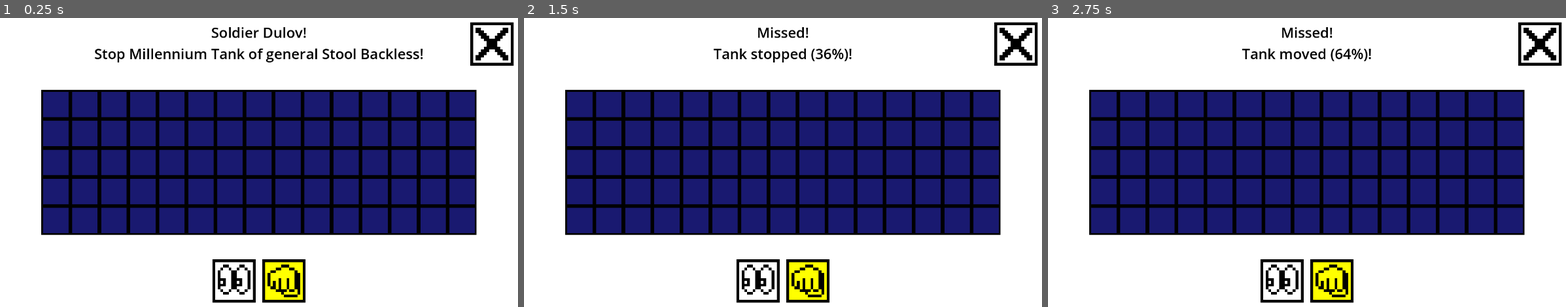
Above: before the commit, frames 1-3 (left to right).
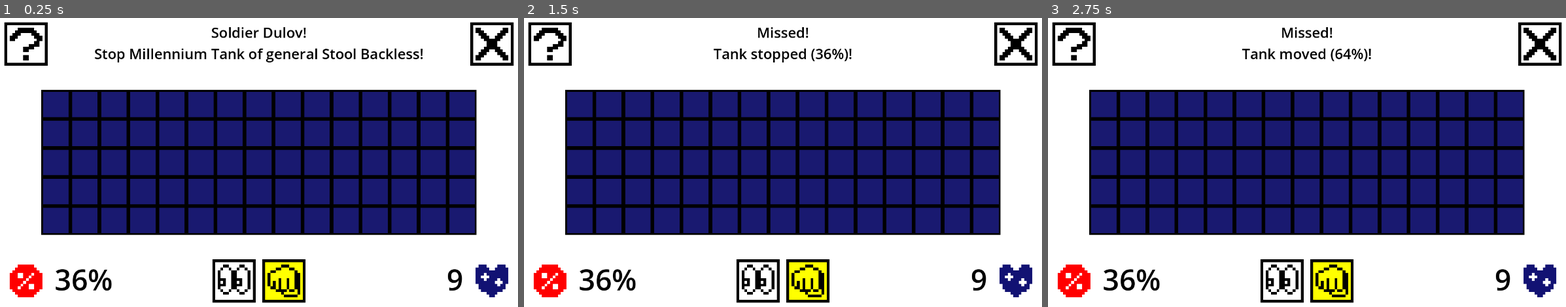
Above: after the commit, the same moments.

Repository: Zheltog/world-of-chunks
Game: Godot game, scene res://Scenes/main.tscn
Same seed, same stepped clock (60 frames per second), same inputs: the game is played once before the commit and once after it.
Inputs (mouse positions are in pixels of both pictures, inside the frame that each line leads up to):
- Up to frame 1 (0.25 s): no input
- Up to frame 2 (1.5 s): click (580, 104) at 0.52 s; click (580, 104) at 1.27 s
- Up to frame 3 (2.75 s): click (1104, 104) at 2.02 s

The runs differ from the first frame. In frame 1, 2.2% of the frame differs, in the area x 0-99%, y 1-97%; in frame 2, 2.2%; in frame 3, 2.2%.

Commit message:
stop/hp statuses + dev-s for info screen

Diff:
--- /dev/null
+++ b/Scenes/info.tscn
@@ -0,0 +1,90 @@
+[gd_scene load_steps=3 format=3 uid="uid://ljgf5hu4xpwm"]
+
+[ext_resource type="Script" path="res://Scripts/InfoController.gd" id="1_cas4x"]
+[ext_resource type="Texture2D" uid="uid://bt4gldwek16df" path="res://Sprites/back.png" id="1_ldwse"]
+
+[node name="Base" type="CanvasLayer"]
+script = ExtResource("1_cas4x")
+
+[node name="BaseRect" type="ColorRect" parent="."]
+anchors_preset = 15
+anchor_right = 1.0
+anchor_bottom = 1.0
+grow_horizontal = 2
+grow_vertical = 2
+
+[node name="BackButton" type="TextureButton" parent="."]
+texture_filter = 1
+offset_right = 72.0
+offset_bottom = 72.0
+texture_normal = ExtResource("1_ldwse")
+texture_pressed = ExtResource("1_ldwse")
+texture_hover = ExtResource("1_ldwse")
+texture_disabled = ExtResource("1_ldwse")
+texture_focused = ExtResource("1_ldwse")
+stretch_mode = 0
+
+[node name="TitleLabel" type="Label" parent="."]
+self_modulate = Color(0, 0, 0, 1)
+anchors_preset = 5
+anchor_left = 0.5
+anchor_right = 0.5
+offset_left = -194.0
+offset_top = 36.0
+offset_right = 194.0
+offset_bottom = 108.0
+grow_horizontal = 2
+theme_override_font_sizes/font_size = 50
+text = "world of chunks"
+horizontal_alignment = 1
+vertical_alignment = 1
+
+[node name="TipsLabel" type="Label" parent="."]
+self_modulate = Color(0, 0, 0, 1)
+anchors_preset = 8
+anchor_left = 0.5
+anchor_top = 0.5
+anchor_right = 0.5
+anchor_bottom = 0.5
+offset_left = -604.0
+offset_top = -180.0
+offset_right = 604.0
+offset_bottom = 180.0
+grow_horizontal = 2
+grow_vertical = 2
+theme_override_font_sizes/font_size = 36
+text = "The headquarters reports that the Millennium Tank appeared on the radar that night. The machine is moving quickly, and there is no doubt that general Stool Backless himself is among the crew, which means that inaction will definitely turn into a disaster. In the turmoil and bureaucratic confusion, soldier Dulov is entrusted with resolving the issue. The goal is to hit the Millennium Tank while it is within range. The situation is significantly complicated by the almost zero visibility of the scene. Fortunately, the Millennium Tank has a noticeable flaw - the machine often stalls..."
+vertical_alignment = 1
+autowrap_mode = 2
+
+[node name="VersionLabel" type="Label" parent="."]
+self_modulate = Color(0, 0, 0, 1)
+anchors_preset = 3
+anchor_left = 1.0
+anchor_top = 1.0
+anchor_right = 1.0
+anchor_bottom = 1.0
+offset_left = -236.0
+offset_top = -97.0
+offset_right = -36.0
+offset_bottom = -36.0
+grow_horizontal = 0
+grow_vertical = 0
+theme_override_font_sizes/font_size = 42
+text = "ver. 1.0"
+horizontal_alignment = 2
+
+[node name="AuthorLabel" type="Label" parent="."]
+self_modulate = Color(0, 0, 0, 1)
+anchors_preset = 2
+anchor_top = 1.0
+anchor_bottom = 1.0
+offset_left = 36.0
+offset_top = -97.0
+offset_right = 207.0
+offset_bottom = -36.0
+grow_vertical = 0
+theme_override_font_sizes/font_size = 42
+text = "by belog"
+
+[connection signal="pressed" from="BackButton" to="." method="_on_back_button_pressed"]
--- a/Scenes/main.tscn
+++ b/Scenes/main.tscn
@@ -6,6 +6,9 @@
 [ext_resource type="Texture2D" uid="uid://qiwtdbxgdtp1" path="res://Sprites/eyes.png" id="3_pmm6o"]
 [ext_resource type="Texture2D" uid="uid://bytct43d0spi1" path="res://Sprites/new.png" id="3_w62oi"]
 [ext_resource type="Texture2D" uid="uid://bwmu551bbtvy8" path="res://Sprites/fist.png" id="4_h4lyl"]
+[ext_resource type="Texture2D" uid="uid://ccl4igife3eex" path="res://Sprites/question.png" id="7_fh0ra"]
+[ext_resource type="Texture2D" uid="uid://ltgst43kwxj" path="res://Sprites/stop.png" id="7_w2sry"]
+[ext_resource type="Texture2D" uid="uid://cyutcibhsca1e" path="res://Sprites/hp.png" id="8_eptvv"]
 
 [node name="Base" type="CanvasLayer"]
 script = ExtResource("1_t2hj8")
@@ -22,7 +25,7 @@
 [node name="Field" type="Node2D" parent="."]
 script = ExtResource("1_g2pcm")
 
-[node name="Label" type="Label" parent="."]
+[node name="MainLabel" type="Label" parent="."]
 self_modulate = Color(0, 0, 0, 1)
 anchors_preset = 5
 anchor_left = 0.5
@@ -80,7 +83,46 @@
 texture_focused = ExtResource("3_1juwg")
 stretch_mode = 0
 
+[node name="QuestionButton" type="TextureButton" parent="."]
+texture_filter = 1
+offset_right = 72.0
+offset_bottom = 72.0
+texture_normal = ExtResource("7_fh0ra")
+texture_pressed = ExtResource("7_fh0ra")
+texture_hover = ExtResource("7_fh0ra")
+texture_disabled = ExtResource("7_fh0ra")
+texture_focused = ExtResource("7_fh0ra")
+stretch_mode = 0
+
+[node name="StopPic" type="TextureRect" parent="."]
+texture_filter = 1
+offset_right = 72.0
+offset_bottom = 72.0
+texture = ExtResource("7_w2sry")
+
+[node name="StopLabel" type="Label" parent="."]
+self_modulate = Color(0, 0, 0, 1)
+offset_right = 40.0
+offset_bottom = 23.0
+theme_override_font_sizes/font_size = 42
+text = "0%"
+
+[node name="HpPic" type="TextureRect" parent="."]
+texture_filter = 1
+offset_right = 72.0
+offset_bottom = 72.0
+texture = ExtResource("8_eptvv")
+
+[node name="HpLabel" type="Label" parent="."]
+self_modulate = Color(0, 0, 0, 1)
+offset_right = 241.0
+offset_bottom = 61.0
+theme_override_font_sizes/font_size = 42
+text = "0"
+horizontal_alignment = 2
+
 [connection signal="pressed" from="NewButton" to="." method="_on_new_button_pressed"]
 [connection signal="pressed" from="RocketButton" to="." method="_on_rocket_button_pressed"]
 [connection signal="pressed" from="GunButton" to="." method="_on_gun_button_pressed"]
 [connection signal="pressed" from="CloseButton" to="." method="_on_close_button_pressed"]
+[connection signal="pressed" from="QuestionButton" to="." method="_on_question_button_pressed"]
--- a/Scripts/GameController.gd
+++ b/Scripts/GameController.gd
@@ -21,9 +21,14 @@
 var _gun_button: TextureButton
 var _new_button: TextureButton
 var _close_button: TextureButton
+var _question_button: TextureButton
+var _stop_pic: TextureRect
+var _hp_pic: TextureRect
 var _cell_click_type: CellClickType
 var _tank: Tank
-var _label: Label
+var _main_label: Label
+var _stop_label: Label
+var _hp_label: Label
 var _is_game_over: bool = false
 var _current_tank_stops: int = 0
 
@@ -53,9 +58,11 @@
 	_tank.body_hit_probability = body_hit_probability
 	_tank.tower_hit_probability = tower_hit_probability
 	_tank.init()
-	_label = get_node("Label")
 
 	_init_ui()
+
+	_stop_label.text = str(tank_initial_stop_probability, "%")
+	_hp_label.text = str(_tank.total_hp())
 
 	_on_gun_button_pressed()
 	_set_message("Soldier Dulov!\nStop Millennium Tank of general Stool Backless!")
@@ -64,28 +71,45 @@
 func _init_ui():
 	var cell_size: int = _field.get_cell_size()
 	var button_size: int = cell_size * 1.5
+	var button_size_vector = Vector2(button_size, button_size)
 	var center: Vector2 = _field.get_center()
 	var screen_sizes: Vector2 = _field.get_screen_sizes()
 
+	_question_button = get_node("QuestionButton")
 	_close_button = get_node("CloseButton")
 	_rocket_button = get_node("RocketButton")
 	_gun_button = get_node("GunButton")
 	_new_button = get_node("NewButton")
+	_main_label = get_node("MainLabel")
+	_stop_label = get_node("StopLabel")
+	_hp_label = get_node("HpLabel")
+	_stop_pic = get_node("StopPic")
+	_hp_pic = get_node("HpPic")
+
 	_new_button.hide()
 
-	var button_size_vector = Vector2(button_size, button_size)
+	_question_button.size = button_size_vector
 	_close_button.size = button_size_vector
 	_new_button.size = button_size_vector
 	_rocket_button.size = button_size_vector
 	_gun_button.size = button_size_vector
-
+	_stop_pic.size = button_size_vector
+	_hp_pic.size = button_size_vector
+
+	_question_button.position = Vector2(cell_size / 4, cell_size / 4)
 	_close_button.position = Vector2(screen_sizes.x - button_size - cell_size / 4, cell_size / 4)
 	_new_button.position = Vector2(center.x - button_size / 2, screen_sizes.y - button_size - cell_size / 4)
 	_rocket_button.position = Vector2(center.x - button_size - cell_size / 8, screen_sizes.y - button_size - cell_size / 4)
 	_gun_button.position = Vector2(center.x + cell_size / 8, screen_sizes.y - button_size - cell_size / 4)
-
-	_label.position = Vector2(_label.position.x, cell_size / 4)
-	_label.add_theme_font_size_override("font_size", cell_size / 2)
+	_stop_pic.position = Vector2(cell_size / 4, screen_sizes.y - button_size - cell_size / 4)
+	_hp_pic.position = Vector2(screen_sizes.x - button_size - cell_size / 4, screen_sizes.y - button_size - cell_size / 4)
+
+	_main_label.position = Vector2(_main_label.position.x, cell_size / 4)
+	_main_label.add_theme_font_size_override("font_size", cell_size / 2)
+	_stop_label.position = Vector2(_stop_pic.position.x + button_size + cell_size / 4, _stop_pic.position.y)
+	_stop_label.add_theme_font_size_override("font_size", cell_size)
+	_hp_label.position = Vector2(_hp_pic.position.x - _hp_label.size.x - cell_size / 4, _hp_pic.position.y)
+	_hp_label.add_theme_font_size_override("font_size", cell_size)
 
 
 func _process(delta):
@@ -106,6 +130,8 @@
 		_try_shoot_cell(coordinates)
 		_try_move_tank()
 
+	_stop_label.text = str(_tank.stop_probability, "%")
+
 
 func _on_cell_recolored(coordinates: Coordinates, color: Color):
 	_field.recolor_cell(coordinates, color)
@@ -132,6 +158,7 @@
 
 
 func _on_tank_damaged(remaining_hp: int):
+	_hp_label.text = str(remaining_hp)
 	if remaining_hp <= 0:
 		_set_message("Tank is destroyed! Victory!")
 		_on_game_over()
@@ -151,18 +178,18 @@
 
 
 func _reset_message():
-	_label.text = ""
+	_main_label.text = ""
 
 
 func _set_message(message: String):
-	_label.text = message
+	_main_label.text = message
 
 
 func _add_message(message: String):
-	if _label.text == "":
+	if _main_label.text == "":
 		_set_message(message)
 	else:
-		_label.text += "\n" + message
+		_main_label.text += "\n" + message
 
 
 func _on_game_over():
@@ -190,3 +217,7 @@
 
 func _on_new_button_pressed():
 	get_tree().change_scene_to_file("res://Scenes/main.tscn")
+
+
+func _on_question_button_pressed():
+	get_tree().change_scene_to_file("res://Scenes/info.tscn")
--- /dev/null
+++ b/Scripts/InfoController.gd
@@ -0,0 +1,15 @@
+class_name InfoController
+
+extends CanvasLayer
+
+
+func _ready():
+	pass
+
+
+func _process(delta):
+	pass
+
+
+func _on_back_button_pressed():
+	get_tree().change_scene_to_file("res://Scenes/main.tscn")
--- a/Scripts/Tank.gd
+++ b/Scripts/Tank.gd
@@ -45,6 +45,10 @@
 	stop_probability += stop_probability_modifier
 	var remaining_hp = _wheels.hp + _body.hp + _tower.hp
 	EventBus.tank_damaged.emit(remaining_hp)
+
+
+func total_hp() -> int:
+	return _tower.hp + _body.hp + _wheels.hp
 
 
 func _move(distance: int):
Not shown: 1 places in Scenes/main.tscn that only renumber resources
Binary file added: Sprites/back.png
Not shown, added: Sprites/back.png.import
Binary file added: Sprites/hp.png
Not shown, added: Sprites/hp.png.import
Binary file added: Sprites/question.png
Not shown, added: Sprites/question.png.import
Binary file added: Sprites/stop.png
Not shown, added: Sprites/stop.png.import
